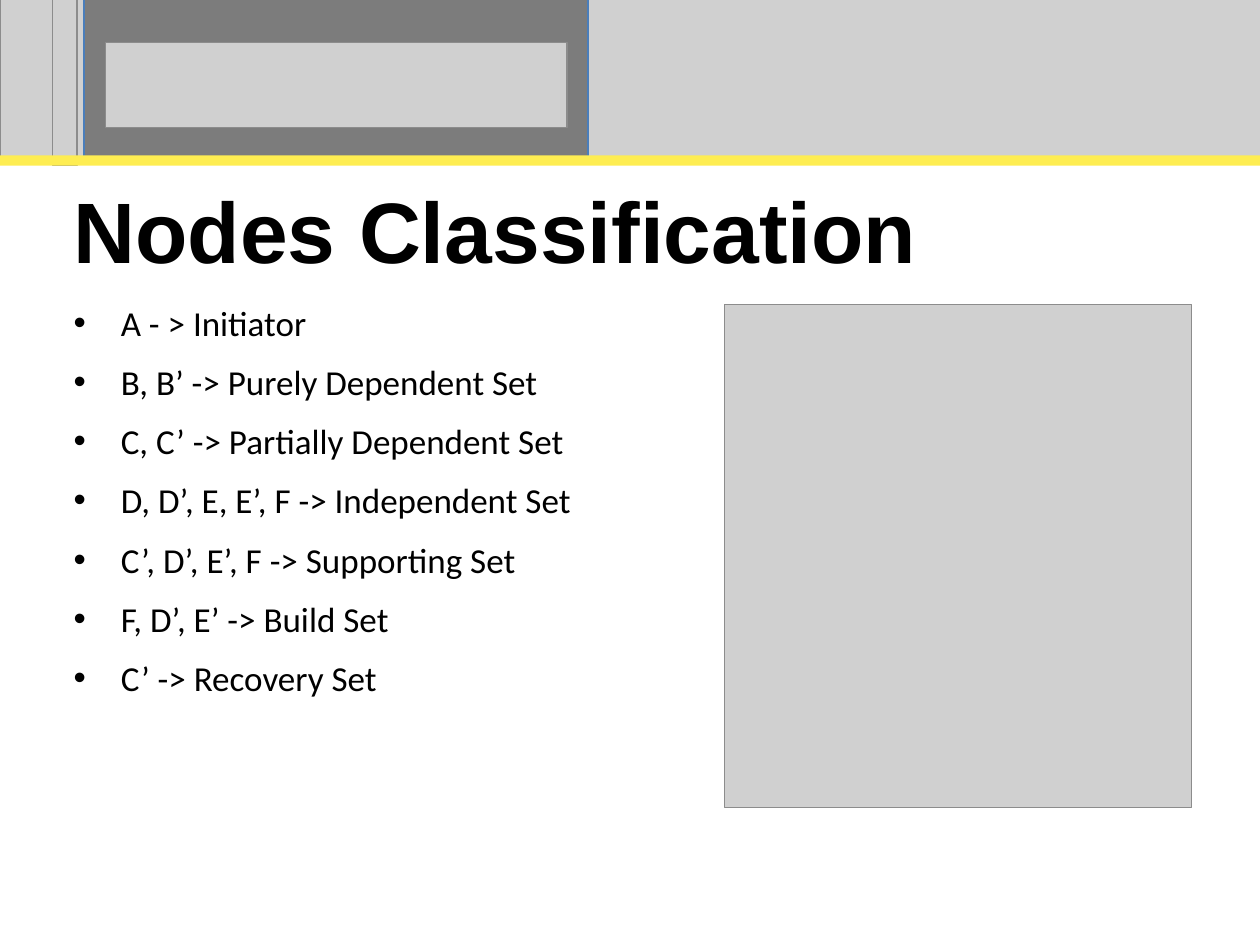
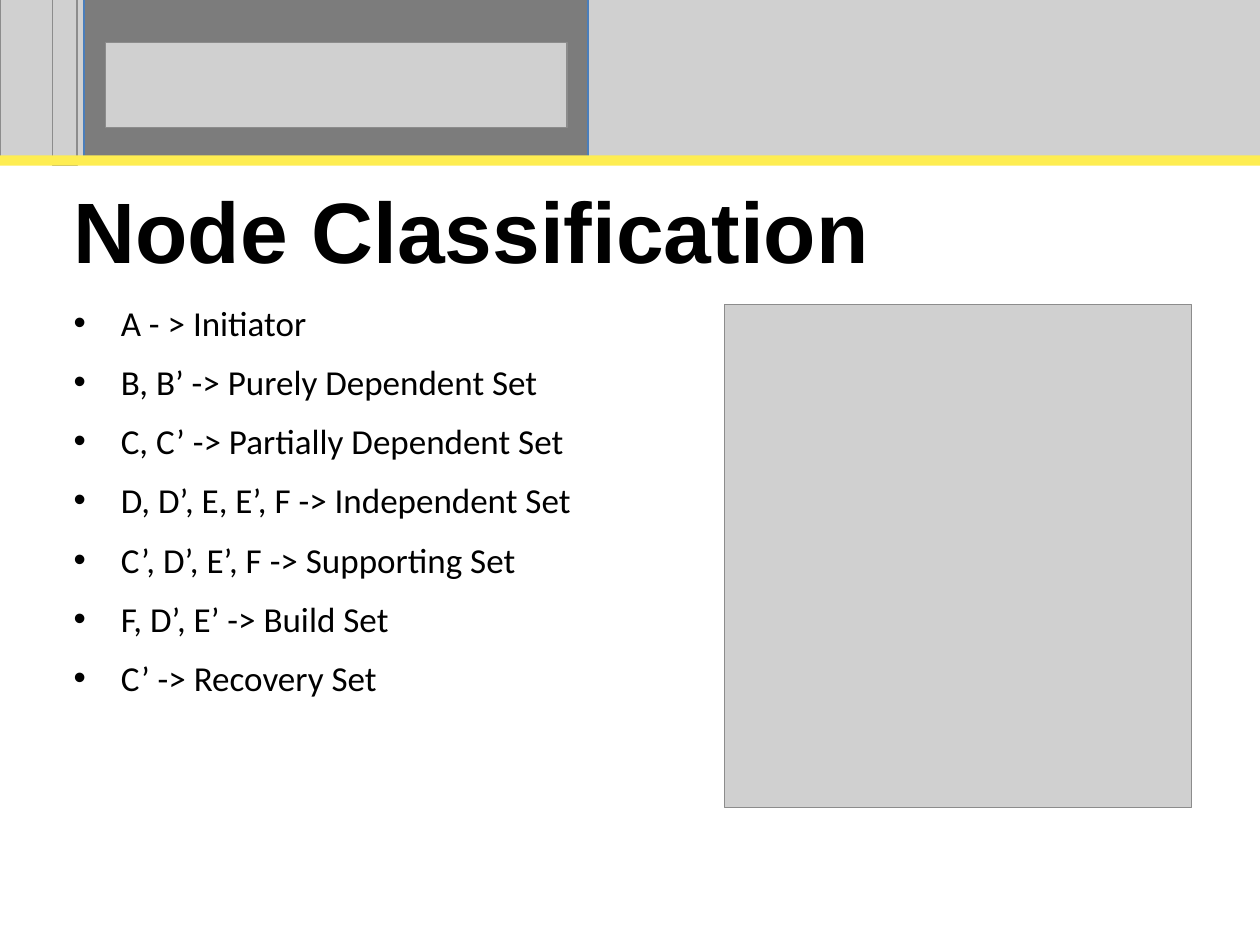
Before and after one commit to perpetualcoder/thesis, a slide deck: slide 57 of thesisppt/defense.ppt (slide 52 before the commit). Drawn at 1260x945 pixels with LibreOffice and Linux fonts; fonts in the diff are those of the drawing; grey boxes stand for pictures. Boxes give left, top, right and bottom in pixels: in the first picture for what was removed or moved away, otherwise in the second. Text is boxed around its words. In the diff, an @@ line names an element or a change of style, - is before the commit and + after.

```diff
--- a/thesisppt/defense.ppt
+++ b/thesisppt/defense.ppt
@@ title at (x1=74, y1=201, x2=869, y2=264): text changed @@
-Nodes Classification
+Node Classification
```
Also in this commit, not shown: 15 other slides changed, 9 slides added, 2 slides removed, 18 other files.
